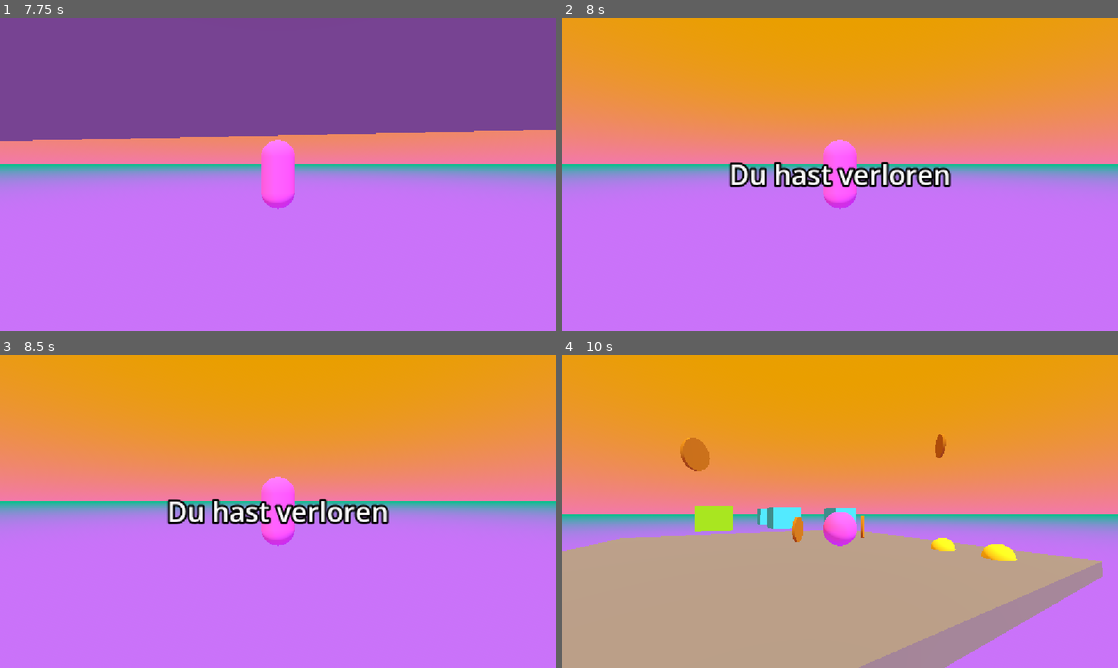
Above: before the commit, frames 1-4 (two rows, left to right).
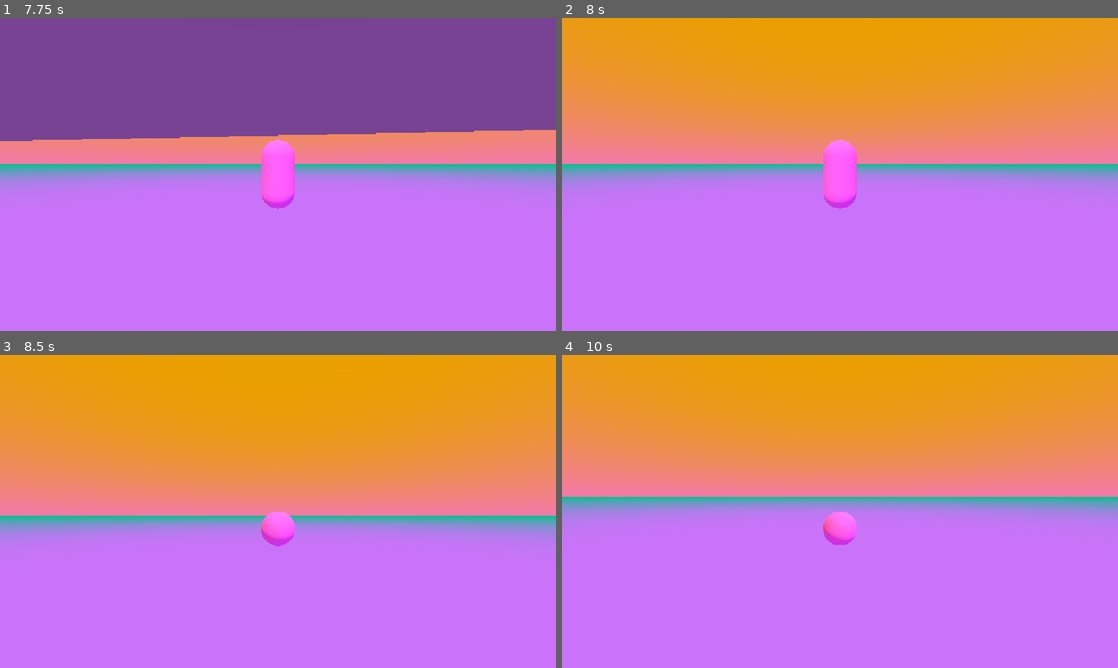
Above: after the commit, the same moments.

Repository: 17Dodecahedrons/Spieleentwicklungskurs
Game: Godot game, scene res://szenen/level_1.tscn
Same seed, same stepped clock (60 frames per second), same inputs: the game is played once before the commit and once after it.
Inputs (mouse positions are in pixels of both pictures, inside the frame that each line leads up to):
- Up to frame 1 (7.75 s): move the mouse to (305, 174) at 0.52 s; hold Ctrl (crouch) 0.53-1.28 s; hold W (forward) 0.53-4.28 s; tap Space (jump) at 0.77, 1.52, 3.02, 3.77, 4.52, 6.02, 6.77, 7.52 s; move the mouse to (250, 174) at 1.27 s; tap Shift (sprint) every 1.5 s from 1.35 to 7.35 s; move the mouse to (289, 168) at 2.02 s; hold Ctrl (crouch) 2.03-2.78 s; move the mouse to (272, 180) at 2.77 s; move the mouse to (316, 177) at 3.52 s; hold Ctrl (crouch) 3.53-4.28 s; tap Escape (pause) at 4.15 s; move the mouse to (111, 127) at 4.27 s; hold A (left) 4.28-5.03 s; move the mouse to (305, 174) at 5.02 s; hold S (backward) 5.03-5.78 s; hold Ctrl (crouch) 5.03-5.78 s; click (305, 174) at 5.17 s; move the mouse to (255, 168) at 5.77 s; hold D (right) 5.78-6.53 s; move the mouse to (305, 174) at 6.52 s; hold Ctrl (crouch) 6.53-7.28 s; hold W (forward) from 6.53 s (still down); move the mouse to (250, 174) at 7.27 s
- Up to frame 2 (8 s): keep holding W (forward)
- Up to frame 3 (8.5 s): keep holding W (forward); move the mouse to (289, 505) at 8.02 s; hold Ctrl (crouch) from 8.03 s (still down)
- Up to frame 4 (10 s): tap Enter at 8.75 s; move the mouse to (834, 517) at 8.77 s; release W (forward) at 8.78 s; release Ctrl (crouch) at 8.78 s; hold A (left) 8.78-9.53 s; tap Shift (sprint) at 8.85 s; tap Space (jump) at 9.02, 9.77 s; tap R (restart) at 9.5 s; move the mouse to (878, 514) at 9.52 s; hold W (forward) from 9.53 s (still down); hold Ctrl (crouch) from 9.53 s (still down)

Frame 1 is identical in both runs. In frame 2, 2.3% of the frame differs, in the area x 30-70%, y 46-55%; in frame 3, 19%; in frame 4, 60%, in the area x 0-100%, y 25-100%.
Error after the commit: Attempt to call function 'hide' in base 'null instance' on a null instance. (res://skripte/game_manager.gd:21)

Commit message:
for some reason, too much deleted?

Diff:
--- a/skripte/game_manager.gd
+++ b/skripte/game_manager.gd
@@ -1,15 +1,39 @@
 extends Node3D
 
 @onready var defeat_screen = $CanvasLayerDefeat
+@onready var win_screen = $CanvasLayerDefeat/CanvasLayerWin
 @onready var death_barrier = get_tree().current_scene.find_child("DeathBarrier")
+@onready var coins = get_tree().current_scene.find_child("Coins")
+@onready var coin_count = coins.get_child_count()
+var current_coins = 0
 var game_over = false
+
+######################## Münzenlogik
+func _collected_coin() -> void:
+	current_coins += 1
+	if current_coins == coin_count:
+		_trigger_win()
+
+######################## Starteinstellungen
 
 func _ready() -> void:
 	defeat_screen.hide()
+	win_screen.hide()
 
 	# Signal
 	if death_barrier.has_signal("trigger_loss"):
 		death_barrier.trigger_loss.connect(_trigger_loss)
+
+	for coin in coins.get_children():
+		if coin.has_signal("collected"):
+			coin.collected.connect(_collected_coin)
+
+######################## Game Over Bildschirm
+
+func _trigger_win() -> void:
+	game_over = true
+	win_screen.show()
+	get_tree().paused = true
 
 func _trigger_loss() -> void:
 	game_over = true
